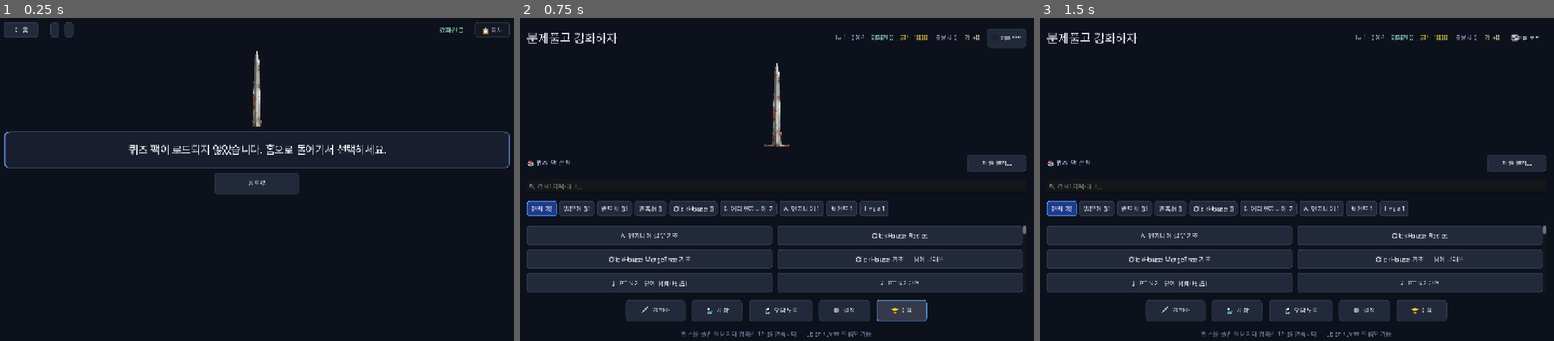
Above: before the commit, frames 1-3 (left to right).
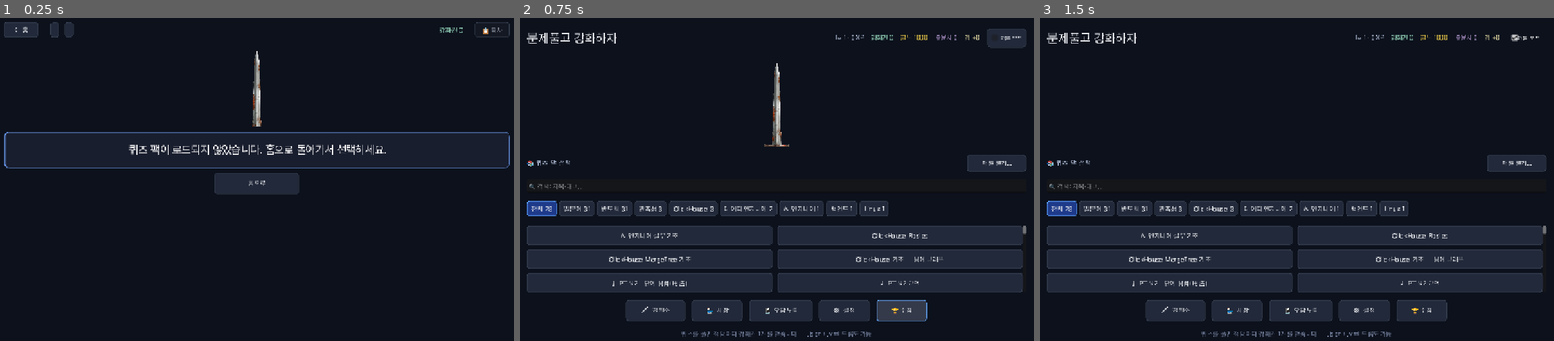
Above: after the commit, the same moments.

Repository: joyuno/studyandgame-godot
Game: Godot game, scene res://scenes/Quiz.tscn
Two runs of this game, one before a commit and one after it. Both use one fixed random seed, a clock stepped at 60 frames per second and the inputs below. This scene is started directly instead of the project's main scene.
Inputs:
- Up to frame 1 (0.25 s): no input
- Up to frame 2 (0.75 s): click "← 홈" at 0.5 s
- Up to frame 3 (1.5 s): click "차분 모드" at 1.25 s

The runs differ from the first frame. In frame 1, 0.8% of the frame differs, in the area x 0-100%, y 35-47%; in frame 2, nothing differs; in frame 3, nothing differs.

Commit message:
refine(quiz): keep top bar fixed, scroll only the body
Follow-up: put the top bar in a fixed shell (via move_child to index 0)
and scroll only root (passage/question/glossary/answers/feedback) below
it, instead of scrolling the whole screen.

Confidence: high (parse + suite 129/0); Scope-risk: narrow

Co-Authored-By: Claude Opus 4.8 (1M context) <noreply@anthropic.com>

Diff:
--- a/scripts/ui/quiz.gd
+++ b/scripts/ui/quiz.gd
@@ -120,21 +120,28 @@
 	outer.add_theme_constant_override("margin_bottom", 24)
 	add_child(outer)
 
-	# 세션 내용을 스크롤로 감싼다 — 해설/보기가 창보다 길면 세로 스크롤.
+	# 상단 바는 고정, 그 아래 지문·문제·보기·해설만 세로 스크롤한다.
+	var shell := VBoxContainer.new()
+	shell.size_flags_horizontal = SIZE_EXPAND_FILL
+	shell.size_flags_vertical = SIZE_EXPAND_FILL
+	shell.add_theme_constant_override("separation", 12)
+	outer.add_child(shell)
+
 	var content_scroll := ScrollContainer.new()
 	content_scroll.horizontal_scroll_mode = ScrollContainer.SCROLL_MODE_DISABLED
-	outer.add_child(content_scroll)
+	content_scroll.size_flags_vertical = SIZE_EXPAND_FILL
+	shell.add_child(content_scroll)
 
 	var root := VBoxContainer.new()
 	root.size_flags_horizontal = SIZE_EXPAND_FILL
-	root.size_flags_vertical = SIZE_EXPAND_FILL
 	root.add_theme_constant_override("separation", 12)
 	content_scroll.add_child(root)
 
 	# ── Top bar
 	var top := HBoxContainer.new()
 	top.add_theme_constant_override("separation", 14)
-	root.add_child(top)
+	shell.add_child(top)
+	shell.move_child(top, 0)  # 상단 바를 스크롤 위에 고정
 
 	var back := Button.new()
 	back.text = "← 홈"
